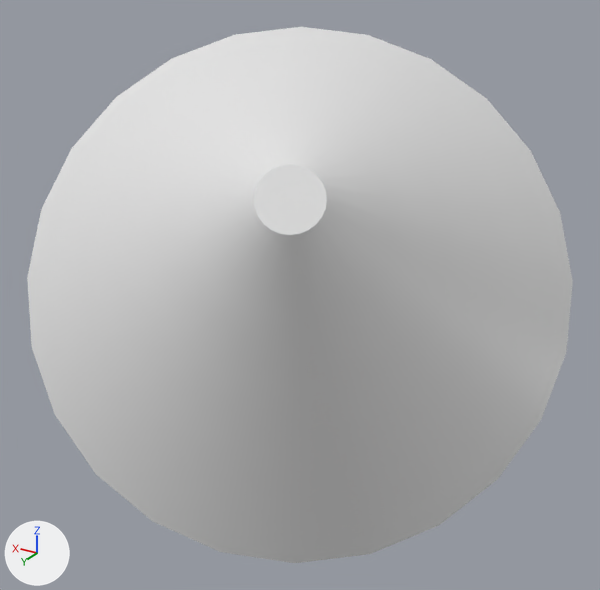
The OBJ model NorfolkVizApp/depends/models/F08.obj: old version first, new version second.
The view is the same before and after, from a 50 mm lens placed at (-198.3, 332.7, -180.2), pointed at (-130.0, 218.9, -237.1). Arrows for +X, +Y and +Z are at lower left; the lights stay in place. Where no turn or scale is listed for an object, it has been applied to the vertices.

Objects in the first picture: 'F08'.
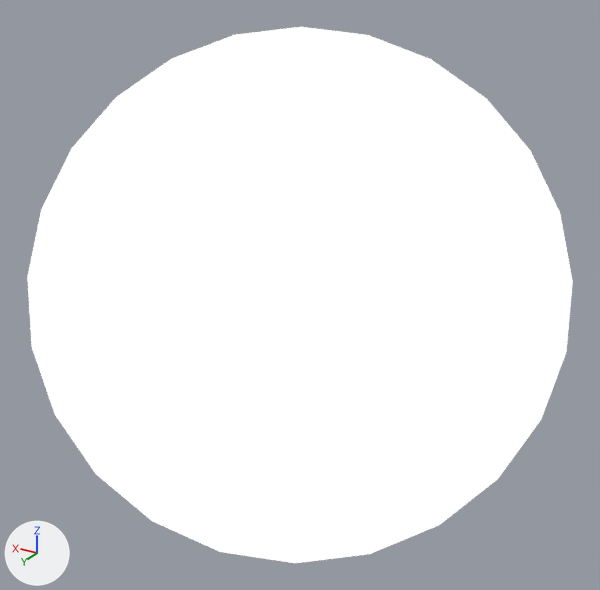
Changed parts and their boxes (x1, y1, x2, y2) in the pictures (600 x 590 px):
```json
{"object": "F08", "change": "recoloured", "before": [27, 27, 573, 563], "after": [27, 27, 573, 563], "on screen": "grey to white"}
```

Scene script edits in JSON lines:
```json
{"op": "add", "block": "img_lightgrad_jpg", "code": ["img_lightgrad_jpg = load_image('lightGrad.jpg', 'lightGrad.jpg', 128, 128, 'sRGB')"]}
{"op": "add", "block": "mat_17___default", "code": ["mat_17___default = principled_material('17___Default')", "mat_17___default.texture = img_lightgrad_jpg", "mat_17___default.roughness = 0.9", "mat_17___default.emission_strength = 1.0"]}
{"block": "me_f08", "where": "me_f08.from_pydata(...)  # 146 vertices, 288 faces; spans x -171.9..-84.8, y 183.7..254.4, z -275.2..-195.4"}
{"op": "add", "block": "me_f08", "code": "me_f08.materials.append(mat_17___default)  # picture img_lightgrad_jpg"}
```
